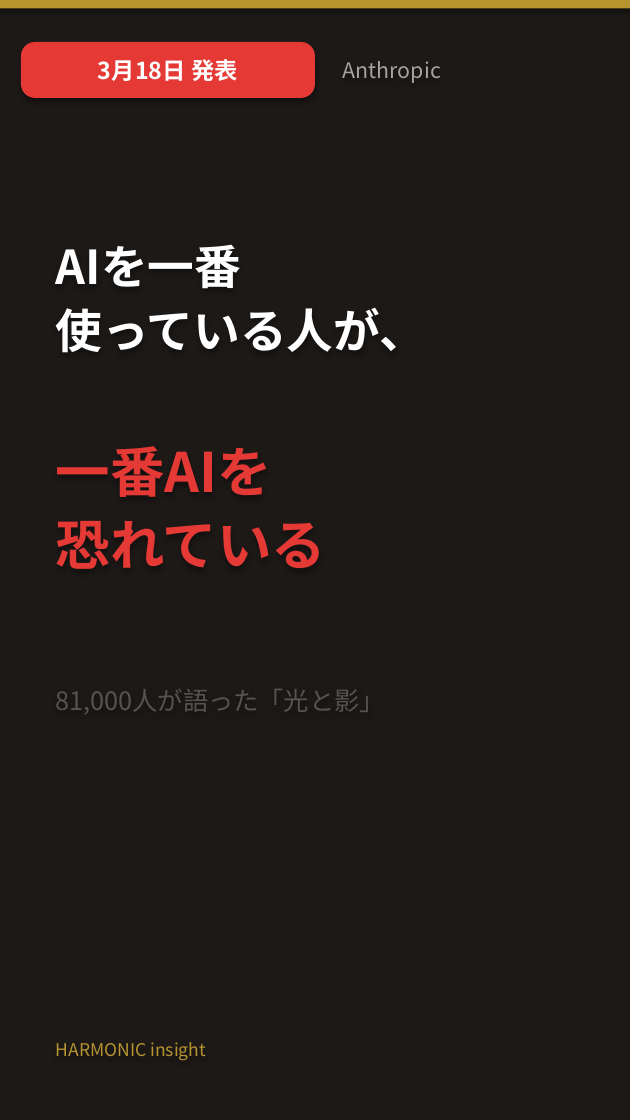
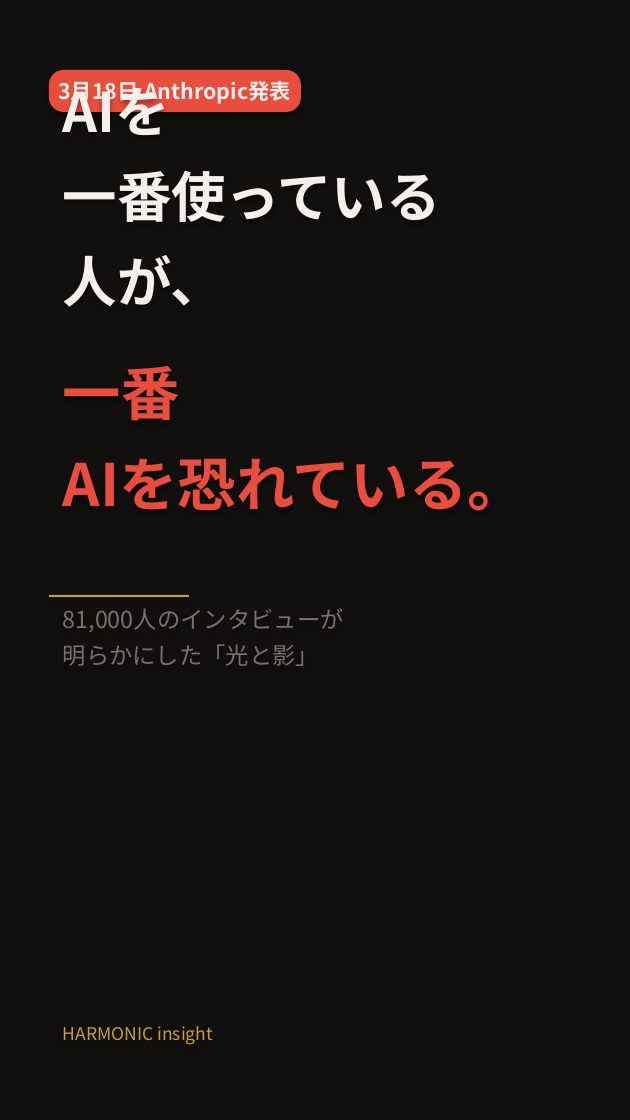
Before and after one commit to HarmonicInsight/harmonic-marketing, a slide deck: slide 1 of content/youtube/shorts/SHORT_NEWS_03_anthropic_light_shade.pptx. Drawn at 630x1120 pixels with LibreOffice and Linux fonts; fonts in the diff are those of the drawing. Boxes give left, top, right and bottom in pixels: in the first picture for what was removed or moved away, otherwise in the second. Text is boxed around its words. In the diff, an @@ line names an element or a change of style, - is before the commit and + after.

```diff
--- a/content/youtube/shorts/SHORT_NEWS_03_anthropic_light_shade.pptx
+++ b/content/youtube/shorts/SHORT_NEWS_03_anthropic_light_shade.pptx
@@ background #1C1917 to #12100E @@
@@ rectangle removed at box(0, 0, 630, 8) @@
@@ rounded rectangle "3月18日 Anthropic発表": place and size @@
-rounded rectangle "3月18日 Anthropic発表" at box(21, 42, 315, 98)
+rounded rectangle "3月18日 Anthropic発表" at box(49, 70, 301, 112)
@@ rounded rectangle "3月18日 Anthropic発表" at box(49, 70, 301, 112): fill #E53935 to #E84D3D; proportions changed @@
@@ text in rounded rectangle at box(58, 81, 291, 105): text changed; size 12 to 11 pt; text colour #FFFFFF to #F5F0EB @@
-3月18日 発表
+3月18日 Anthropic発表
@@ text removed at box(343, 61, 441, 83) @@
-Anthropic
@@ text at box(63, 170, 441, 307): text changed; size 24 to 28 pt; text colour #FFFFFF to #F5F0EB @@
-AIを一番
-使っている人が、
+AIを
+一番使っている
+人が、
@@ text added at box(63, 366, 526, 511), 30 pt, text #E84D3D, bold @@
+一番
+AIを恐れている。
@@ text removed at box(56, 446, 326, 569) @@
-一番AIを
-恐れている
@@ rectangle added at box(49, 595, 189, 596), fill #C9A02D @@
@@ text at box(63, 608, 344, 666): text changed; size 13 to 12 pt; text colour #57534E to #78716C @@
-81,000人が語った「光と影」
+81,000人のインタビューが
+明らかにした「光と影」
@@ text "HARMONIC insight": place and size @@
-text "HARMONIC insight" at box(56, 1042, 206, 1061)
+text "HARMONIC insight" at box(63, 1026, 213, 1045)
@@ text "HARMONIC insight" at box(63, 1026, 213, 1045): text colour #B8942F to #C9A02D; line spacing 1 to 1.3 @@
```
Also in this commit, not shown: 4 other slides changed, 3 other files.
